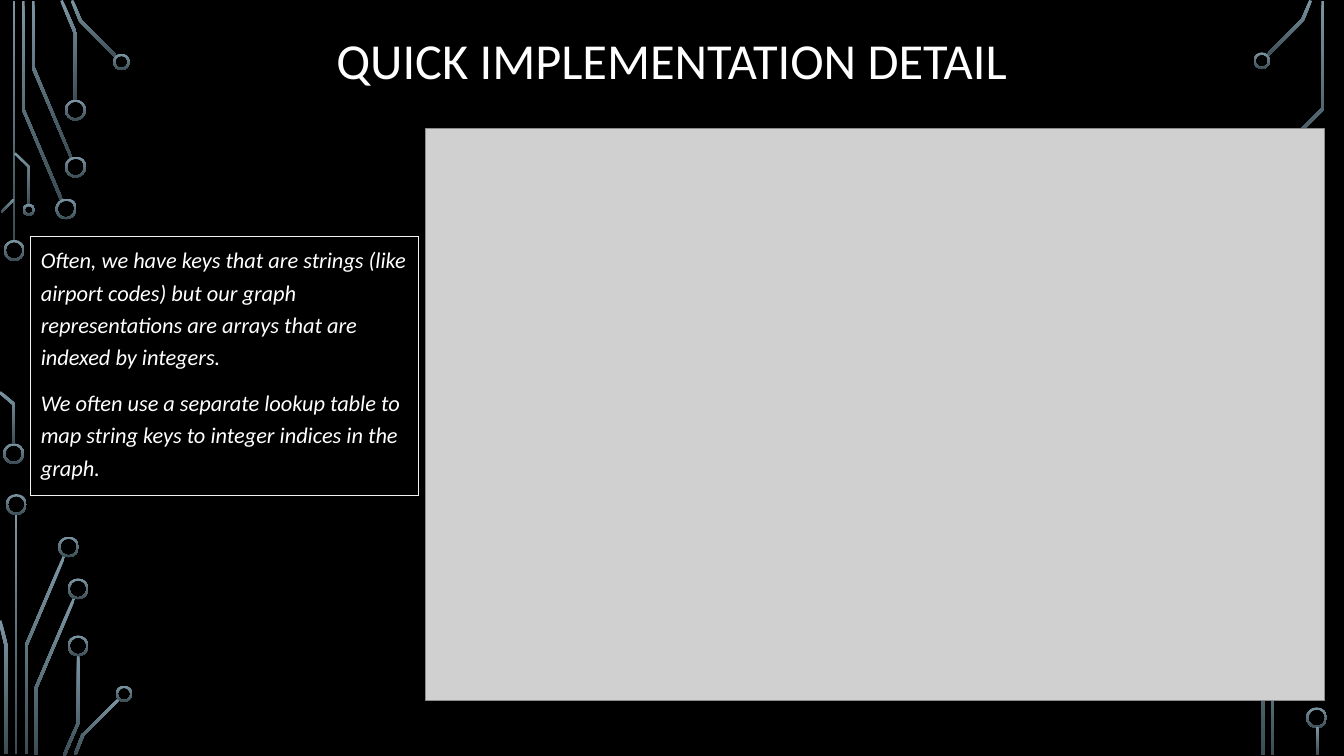
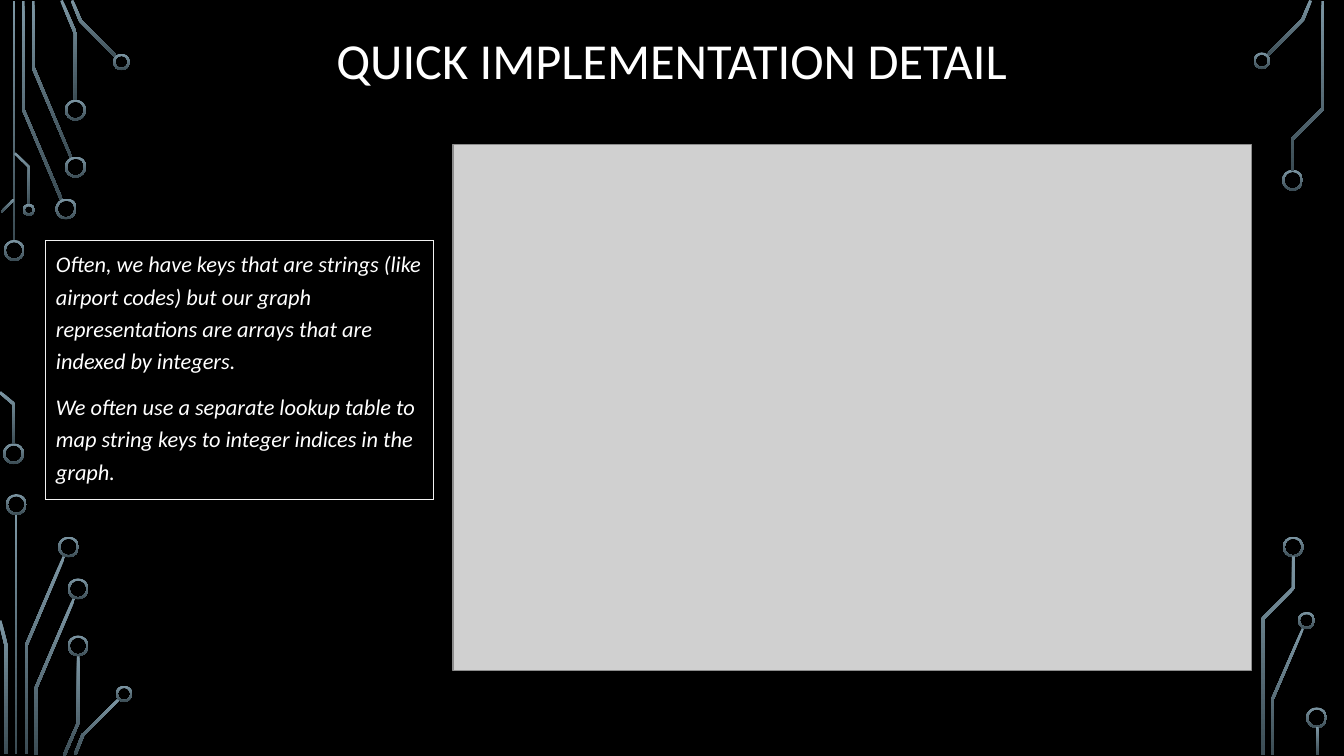
Before and after one commit to markfloryan/dsa2, a slide deck: slide 18 of slides/01-1-GraphsIntroBFS.pptx. Drawn at 1344x756 pixels with LibreOffice and Linux fonts; fonts in the diff are those of the drawing; grey boxes stand for pictures; background and template pictures are left out. Boxes give left, top, right and bottom in pixels: in the first picture for what was removed or moved away, otherwise in the second. Text is boxed around its words. In the diff, an @@ line names an element or a change of style, - is before the commit and + after.

```diff
--- a/slides/01-1-GraphsIntroBFS.pptx
+++ b/slides/01-1-GraphsIntroBFS.pptx
@@ picture: place and size @@
-picture at <box>425,129,1325,701</box>
+picture at <box>453,144,1251,669</box>
@@ freeform shape added at <box>1282,169,1304,191</box>, fill gradient #7C96A3 to #3B4C54 @@
@@ rectangle "Often, we have keys that ...": place and size @@
-rectangle "Often, we have keys that ..." at <box>31,236,418,496</box>
+rectangle "Often, we have keys that ..." at <box>45,240,433,500</box>
@@ freeform shape added at <box>1284,536,1305,558</box>, fill gradient #7C96A3 to #3B4C54 @@
@@ freeform shape added at <box>1299,612,1316,629</box>, fill gradient #7C96A3 to #3B4C54 @@
```
Also in this commit, not shown: 14 other slides changed, 13 other files.
